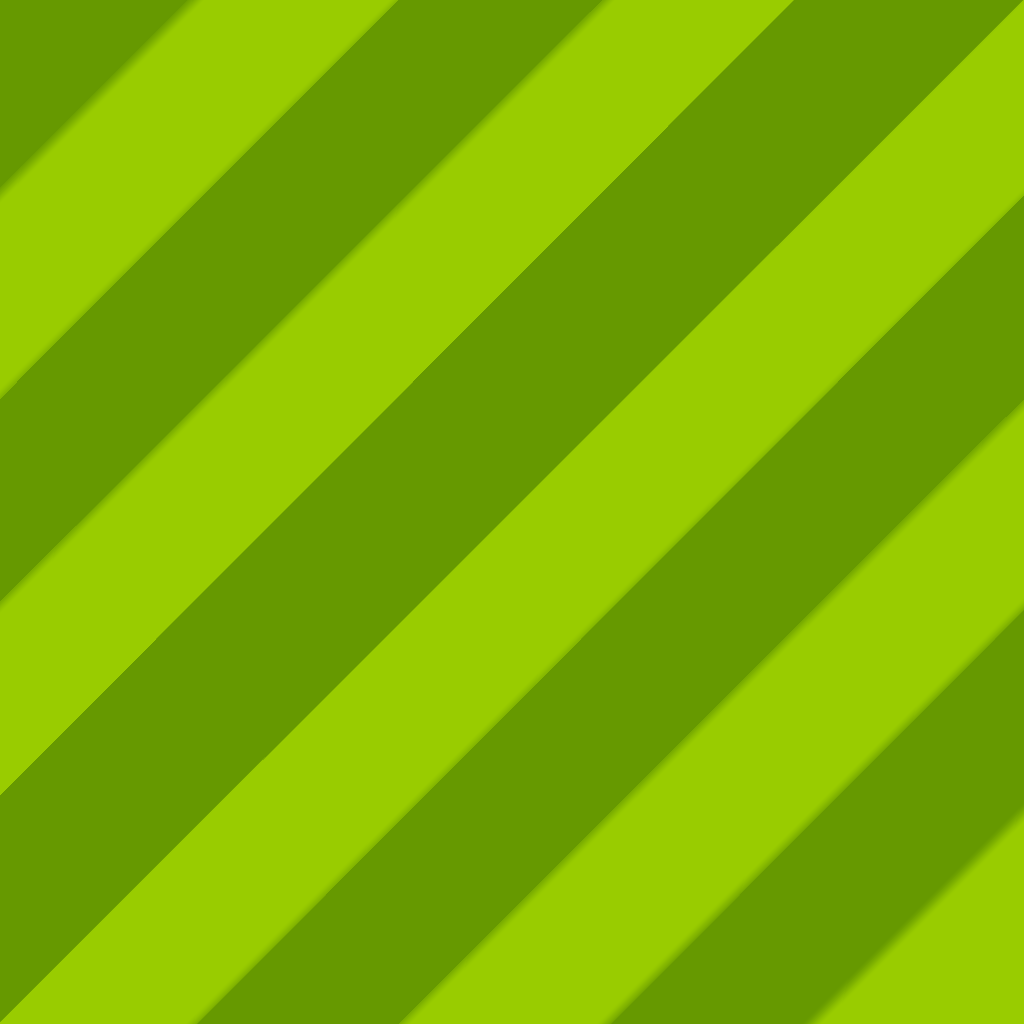
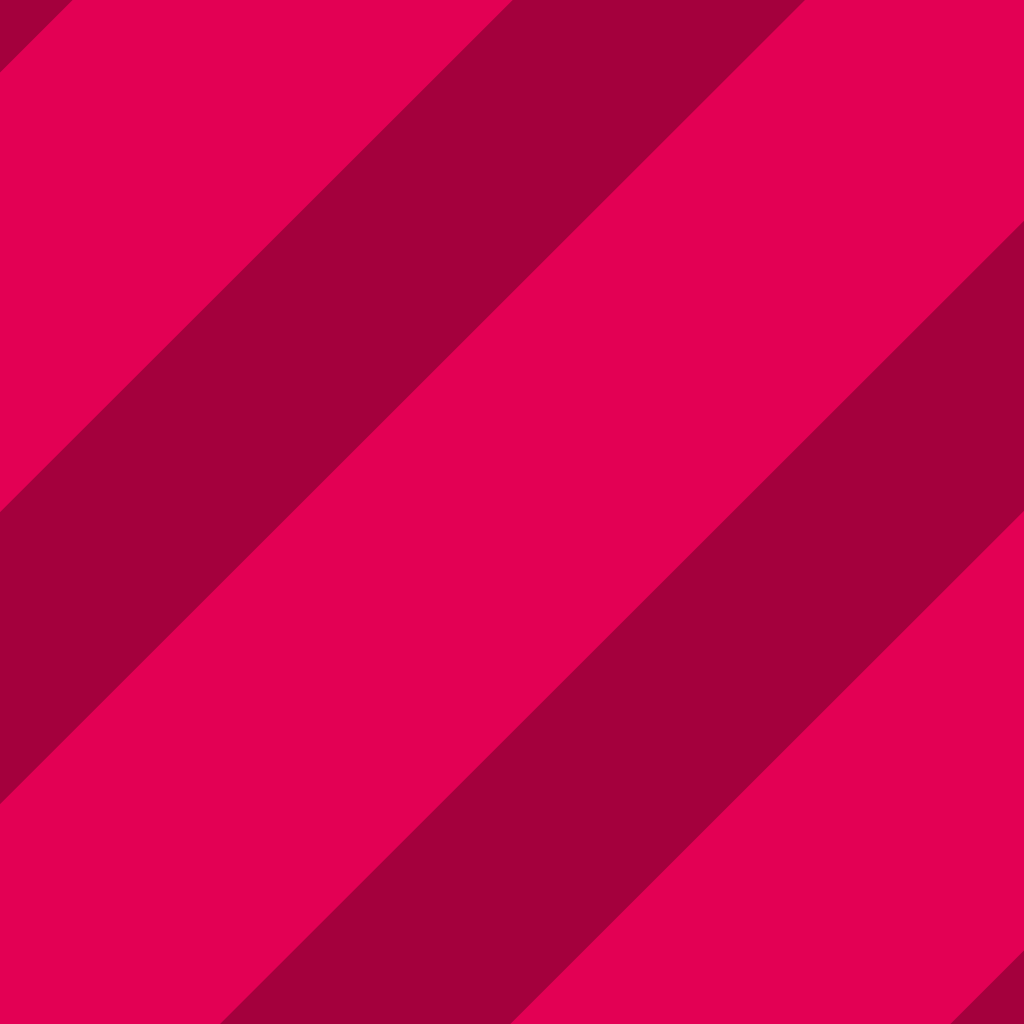
Layer changes from the first 1024 × 1024 image to the second:
removed layer "Ebene 1" over bbox(0, 0, 1024, 1024)
added layer "Rechteck 1 Kopie 2" above "Rechteck 1 Kopie" over bbox(510, 511, 1024, 1024)
added layer "Rechteck 1 Kopie" above "Rechteck 1" over bbox(0, 0, 513, 512)
added layer "Rechteck 1" above "Hintergrund" over bbox(0, 0, 1024, 1024)
painted on "Hintergrund" over bbox(0, 0, 1024, 1024)
